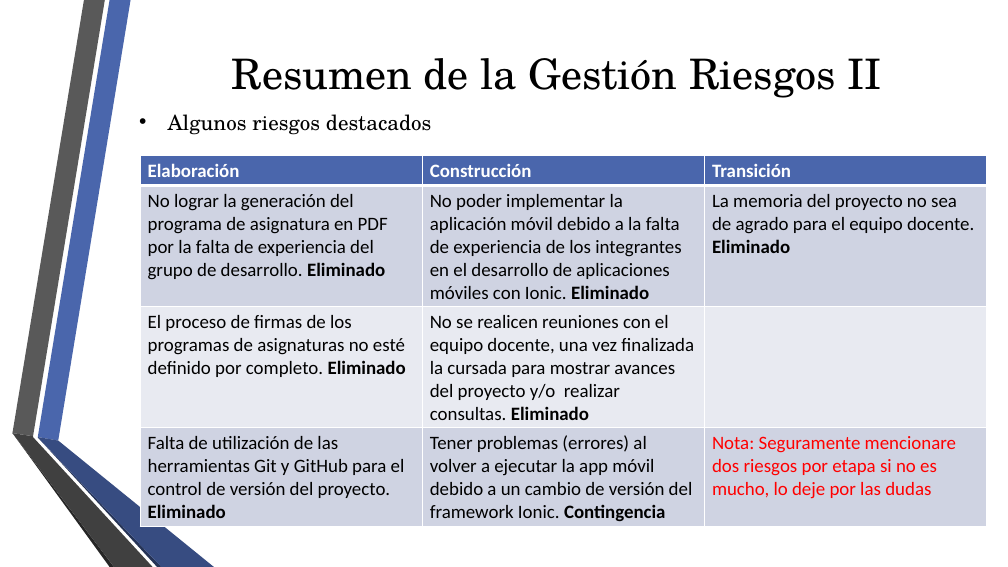
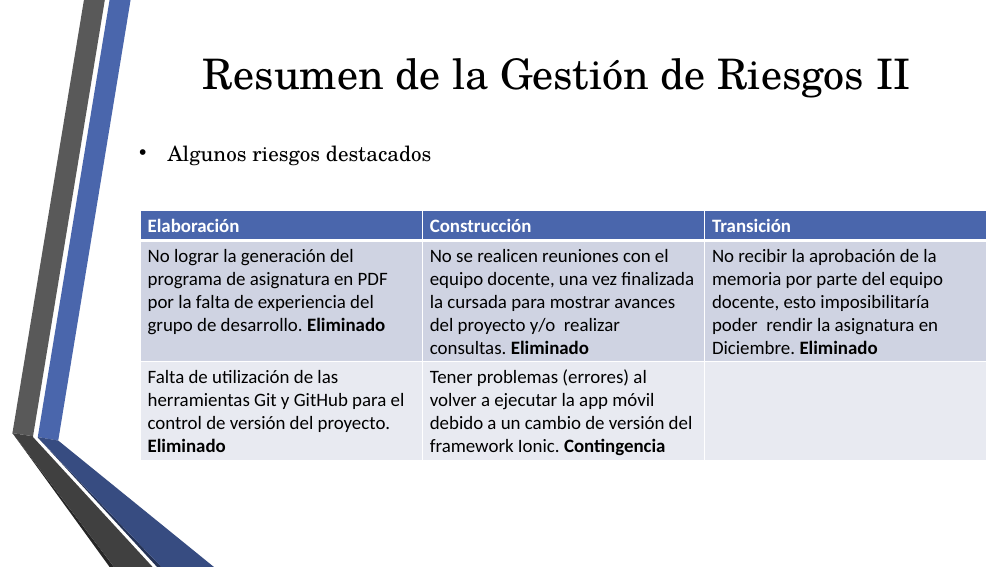
Before and after one commit to fge23/Sistema-VASPA, a slide deck: slide 22 of Presentaciones/Presentación VASPA - Diciembre 2020 - Examen Final/Presentación VASPA - Diciembre 2020 - Examen Final.pptx. Drawn at 1008x567 pixels with LibreOffice and Linux fonts; fonts in the diff are those of the drawing; background and template pictures are left out. Boxes give left, top, right and bottom in pixels: in the first picture for what was removed or moved away, otherwise in the second. Text is boxed around its words. In the diff, an @@ line names an element or a change of style, - is before the commit and + after.

```diff
--- a/Presentaciones/Presentación VASPA - Diciembre 2020 - Examen Final/Presentación VASPA - Diciembre 2020 - Examen Final.pptx
+++ b/Presentaciones/Presentación VASPA - Diciembre 2020 - Examen Final/Presentación VASPA - Diciembre 2020 - Examen Final.pptx
@@ title at [203, 58, 910, 98]: text changed @@
-Resumen de la Gestión Riesgos II
+Resumen de la Gestión de Riesgos II
@@ text "Algunos riesgos destacados": place and size @@
-text "Algunos riesgos destacados" at [168, 114, 431, 135]
+text "Algunos riesgos destacados" at [168, 145, 431, 166]
@@ table at [140, 210, 986, 460] @@
-row 2: No lograr la generación del programa de asignatura en PDF por la falta de experiencia del grupo de desarrollo. Eliminado | No poder implementar la aplicación móvil debido a la falta de experiencia de los integrantes en el desarrollo de aplicaciones móviles con Ionic. Eliminado | La memoria del proyecto no sea de agrado para el equipo docente. / Eliminado
-row 3: El proceso de firmas de los programas de asignaturas no esté definido por completo. Eliminado | No se realicen reuniones con el equipo docente, una vez finalizada la cursada para mostrar avances del proyecto y/o realizar consultas. Eliminado | 
-row 4: Falta de utilización de las herramientas Git y GitHub para el control de versión del proyecto. Eliminado | Tener problemas (errores) al volver a ejecutar la app móvil debido a un cambio de versión del framework Ionic. Contingencia | Nota: Seguramente mencionare dos riesgos por etapa si no es mucho, lo deje por las dudas
+row 2: No lograr la generación del programa de asignatura en PDF por la falta de experiencia del grupo de desarrollo. Eliminado | No se realicen reuniones con el equipo docente, una vez finalizada la cursada para mostrar avances del proyecto y/o realizar consultas. Eliminado | No recibir la aprobación de la memoria por parte del equipo docente, esto imposibilitaría poder rendir la asignatura en Diciembre. Eliminado
+row 3: Falta de utilización de las herramientas Git y GitHub para el control de versión del proyecto. Eliminado | Tener problemas (errores) al volver a ejecutar la app móvil debido a un cambio de versión del framework Ionic. Contingencia | 
@@ table: place and size @@
-table at [140, 156, 986, 526]
+table at [140, 210, 986, 460]
```
Also in this commit, not shown: 3 other slides changed.
